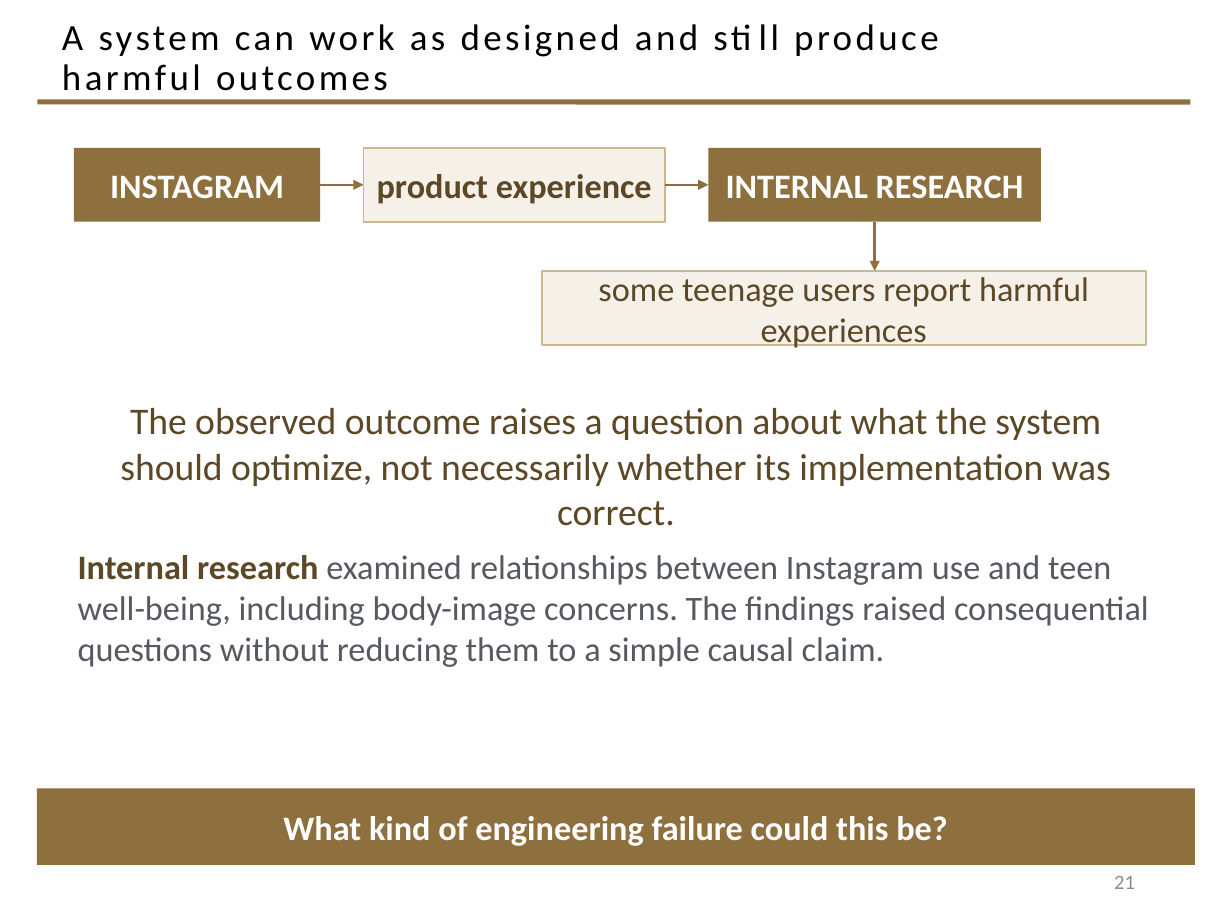
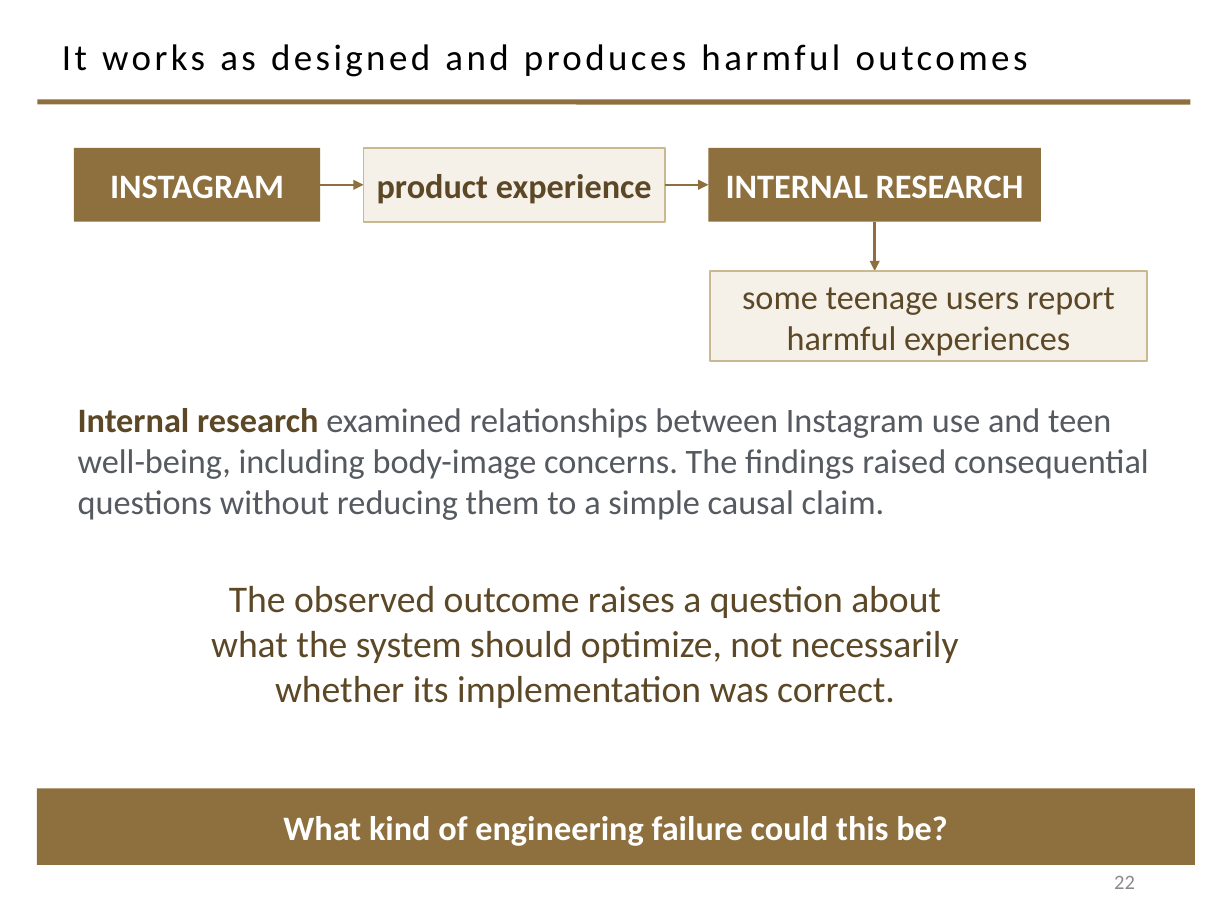
Before and after one commit to davisjam/model-based-agentic-software-engineering, a slide deck: slide 22 of course/lectures/act-2-delegation-and-control/04-failure-aware-engineering/2-4-Failure-Aware-Engineering.pptx (slide 21 before the commit). Drawn at 1232x924 pixels with LibreOffice and Linux fonts; fonts in the diff are those of the drawing; background and template pictures are left out. Boxes give left, top, right and bottom in pixels: in the first picture for what was removed or moved away, otherwise in the second. Text is boxed around its words. In the diff, an @@ line names an element or a change of style, - is before the commit and + after.

Commit message:
deck 2-4: the author's final version for today's delivery
Author-authored, declared correct, copied in as-is. Verified newer rather than a stale
re-download (13:18 vs the repo's 09:22) and integrity-checked before commit; the "(2)"
filename was Downloads de-duplicating, not an older export.

Net 34 slides, same as before. Added two:
- 19 "Which model seems appropriate to this failure?" — recaps all four causal models
  (individual / Swiss cheese / organizational / system-wide control) immediately before
  the diagnosis exercise, so the exercise opens on the frames rather than recalling them
- 25 "STRETCH BREAK" — placed at the section boundary between the Instagram exercise and
  the convert-to-knowledge section

Consolidated one: the separate "How will the next engineer know?" and "How will the
agent know?" slides become a single "How will the next human engineer or agent know?",
putting both recipients on one surface.

Dropped one: "What does the evidence actually support?" (the OBSERVED / GENERALIZED
MECHANISM / UNSUPPORTED GENERALIZATION inference exercise).

Retitles sharpen several slides toward the claim they make: "2009-2016: The cheat works";
"It works as designed and produces harmful outcomes"; 'How do we establish "lessons
learned"?'; "Imagine a race condition. Diagnosis reopens the design space"; "Rule:
Convert failure lessons into engineering structure".

Verified: 34 slides, 0 duplicate zip entries, zip CRC clean, check_pptx_opc PASS,
check_pptx_schema PASS. Prior version parked at /tmp/deck-prev-261015.1318.pptx.

```diff
--- a/course/lectures/act-2-delegation-and-control/04-failure-aware-engineering/2-4-Failure-Aware-Engineering.pptx
+++ b/course/lectures/act-2-delegation-and-control/04-failure-aware-engineering/2-4-Failure-Aware-Engineering.pptx
@@ title at <box>62,44,1028,77</box>: text changed @@
-A system can work as designed and still produce harmful outcomes
+It works as designed and produces harmful outcomes
@@ rectangle "some teenage users report harmful ...": place and size @@
-rectangle "some teenage users report harmful ..." at <box>542,271,1146,345</box>
+rectangle "some teenage users report harmful ..." at <box>710,271,1147,361</box>
@@ text "Internal research examined relationships between ...": place and size @@
-text "Internal research examined relationships between ..." at <box>78,555,1149,667</box>
+text "Internal research examined relationships between ..." at <box>78,408,1149,520</box>
@@ text "The observed outcome raises a ..." rewrapped from <box>120,408,1111,486</box> to <box>211,586,959,708</box> @@
@@ page number at <box>1114,876,1135,889</box>: text changed @@
-21
+22
```
Also in this commit, not shown: 14 other slides changed, 2 slides added, 2 slides removed.
